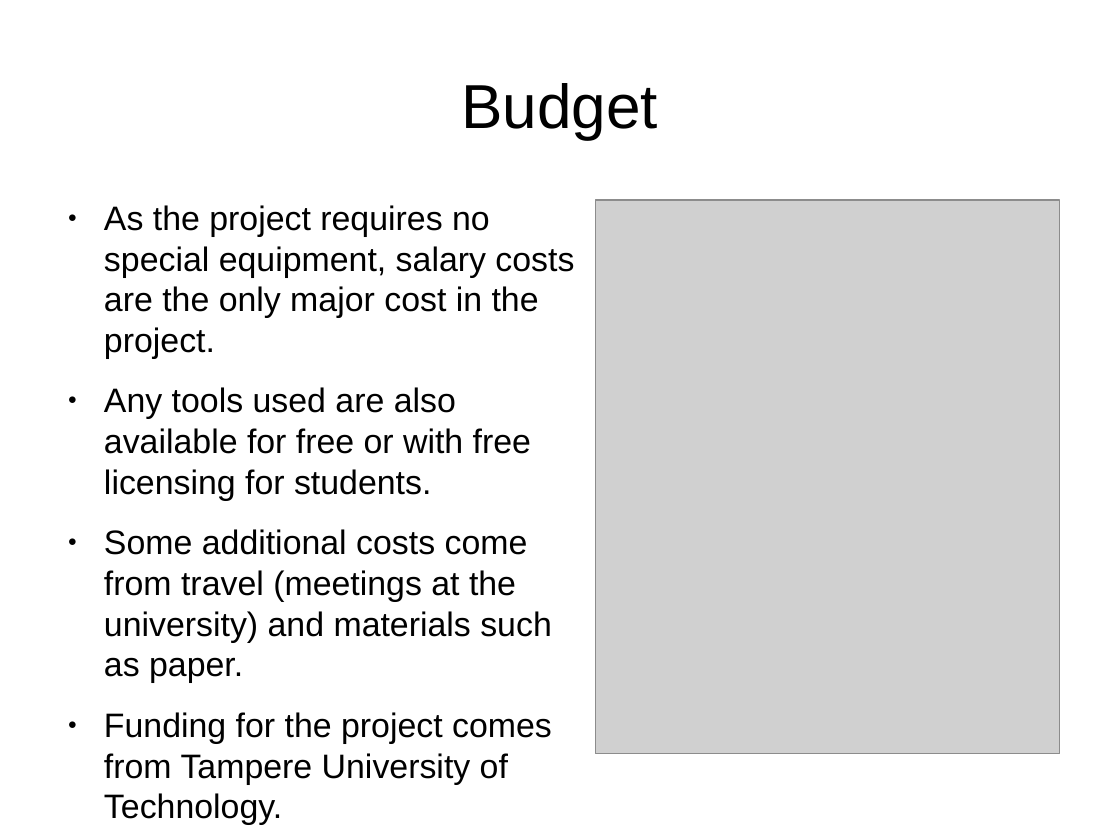
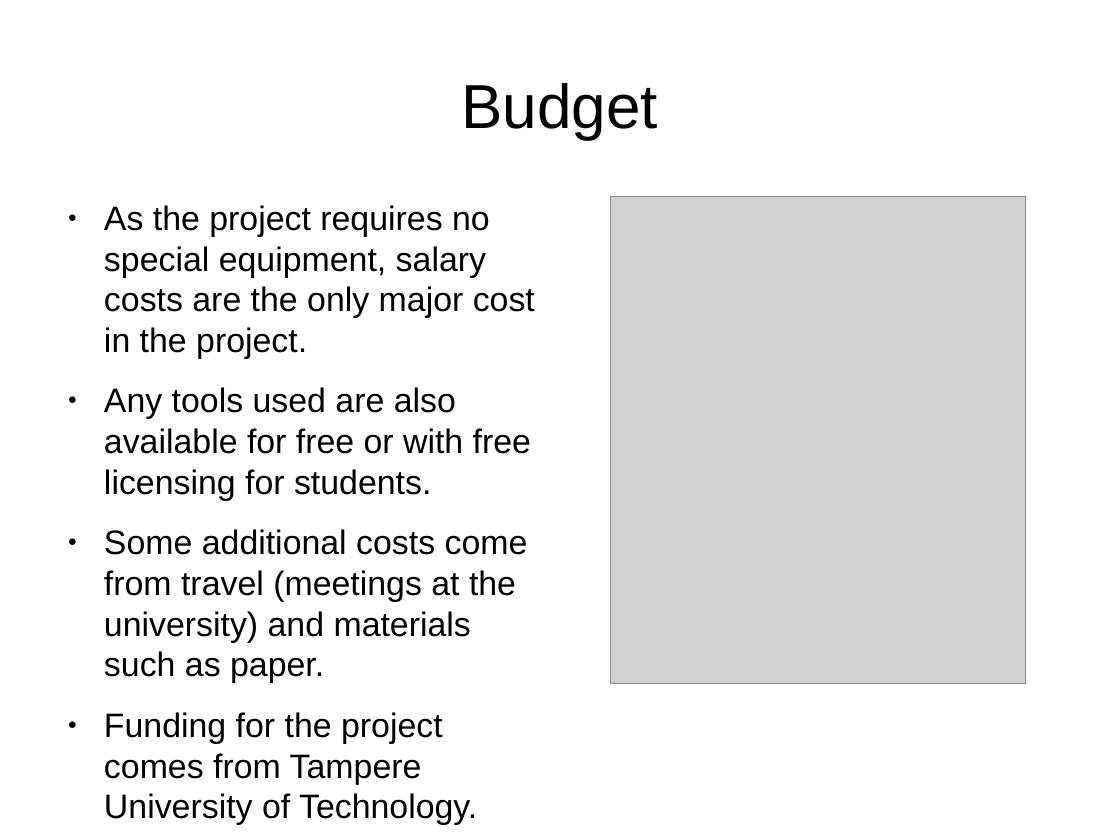
Before and after one commit to darwinbeing/kactus2all, a slide deck: slide 12 of Administrative/Project Plan Slides.odp (slide 10 before the commit). Drawn at 1120x840 pixels with LibreOffice and Linux fonts; fonts in the diff are those of the drawing; grey boxes stand for pictures. Boxes give left, top, right and bottom in pixels: in the first picture for what was removed or moved away, otherwise in the second. Text is boxed around its words. In the diff, an @@ line names an element or a change of style, - is before the commit and + after.

Commit message:
Updated Project Plan Slides. Fixed a typo from Project Plan.

```diff
--- a/Administrative/Project Plan Slides.odp
+++ b/Administrative/Project Plan Slides.odp
@@ text "As the project requires no ..." rewrapped from [104,205,574,784] to [104,205,535,784] @@
@@ picture: place and size @@
-picture at [596,200,1061,754]
+picture at [611,196,1025,684]
```
Also in this commit, not shown: 3 other slides changed, 2 slides added, 1 other file.
